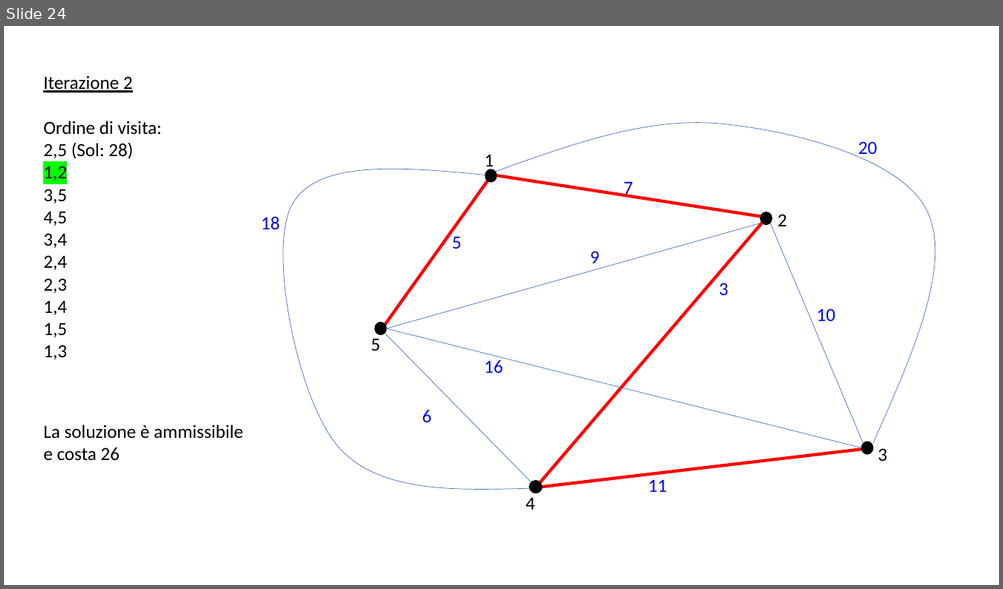
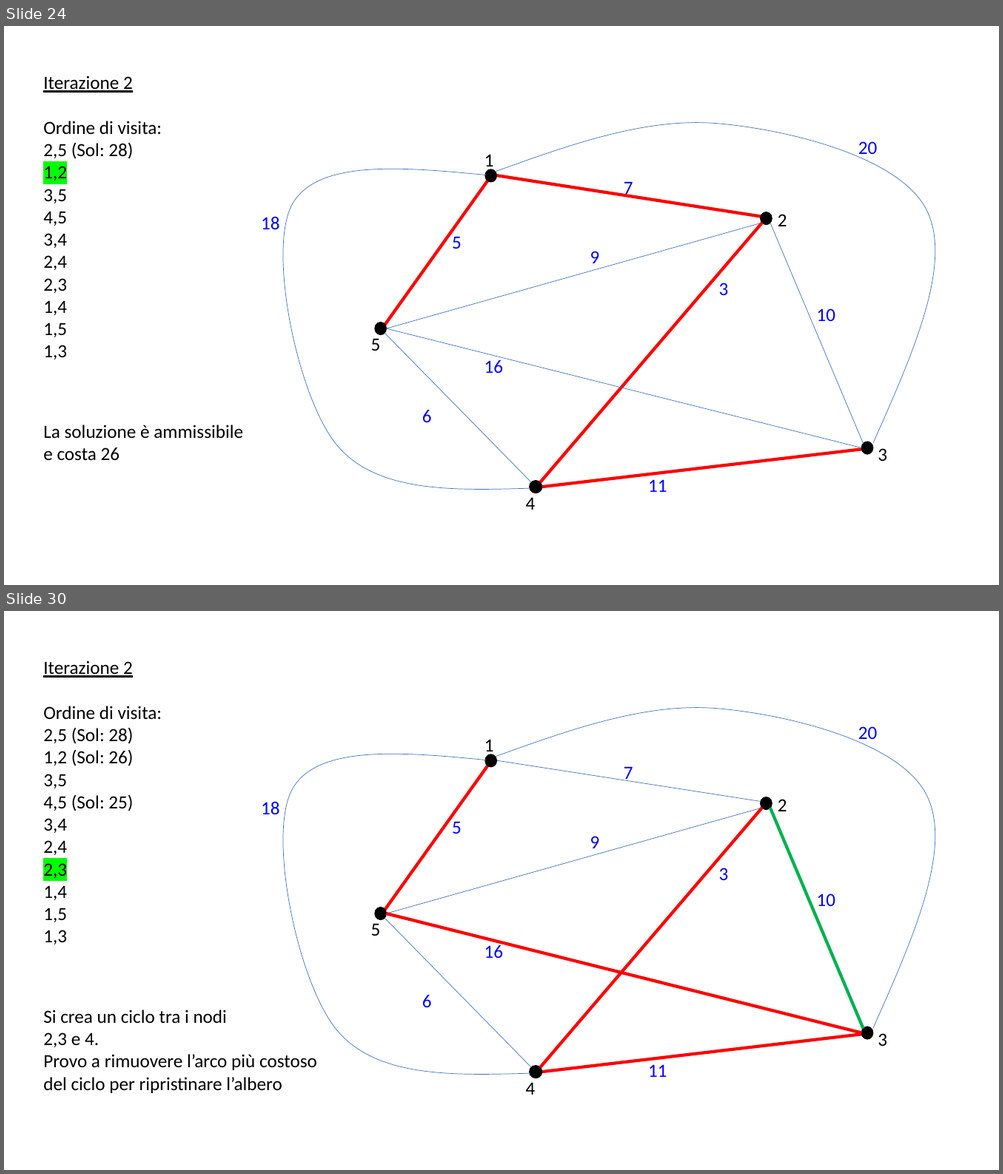
Before and after one commit to bizzarriA/LocalSearch, a slide deck: Progetto_LS.pptx. Shown one above the other, each under a label of ours: slide 24 before the commit, slides 24 and 30 after it; the slides between them are not shown. The pictures are 1003x589 and 1003x1174 pixels, drawn with LibreOffice and Linux fonts; fonts in the diff are those of the drawing. Boxes give left, top, right and bottom in pixels: in the first picture for what was removed or moved away, otherwise in the second. Text is boxed around its words. In the diff, an @@ line names an element or a change of style, - is before the commit and + after.

```diff
--- a/Progetto_LS.pptx
+++ b/Progetto_LS.pptx
@@ slide 30 added at [4,611,999,1170], background #FFFFFF @@
@@ text added at [43,661,162,945], 18 pt, text #000000 @@
+Iterazione 2
+Ordine di visita:
+2,5 (Sol: 28)
+1,2 (Sol: 26)
+3,5
+4,5 (Sol: 25)
+3,4
+2,4
+2,3
+1,4
+1,5
+1,3
@@ freeform shape added at [495,708,935,1029], outline #4472C4 0.5 pt @@
@@ text added at [484,739,494,756], 18 pt, text #000000 @@
+1
@@ text added at [858,726,877,744], 18 pt, text #0000FF @@
+20
@@ freeform shape added at [283,755,531,1075], outline #4472C4 0.5 pt @@
@@ line added from (488, 766) to (383, 912), #FF0000 3 pt @@
@@ ellipse added at [485,755,496,767], fill #000000, outline #000000 1 pt @@
@@ ellipse added at [486,755,492,766], fill #000000, outline #000000 1 pt @@
@@ line added from (490, 760) to (765, 803), #4472C4 0.5 pt @@
@@ text added at [623,766,633,782], 18 pt, text #0000FF @@
+7
@@ text added at [261,801,280,815], 18 pt, text #0000FF @@
+18
@@ line added from (386, 914) to (762, 808), #4472C4 0.5 pt @@
@@ line added from (540, 1068) to (762, 808), #FF0000 3 pt @@
@@ ellipse added at [760,797,771,810], fill #000000, outline #000000 1 pt @@
@@ line added from (770, 808) to (862, 1029), #00B050 3 pt @@
@@ text added at [777,799,787,812], 18 pt, text #000000 @@
+2
@@ text added at [452,821,461,834], 18 pt, text #0000FF @@
+5
@@ text added at [590,836,600,854], 18 pt, text #0000FF @@
+9
@@ text added at [719,868,728,880], 18 pt, text #0000FF @@
+3
@@ text added at [817,894,836,906], 18 pt, text #0000FF @@
+10
@@ ellipse added at [375,908,386,920], fill #000000, outline #000000 1 pt @@
@@ line added from (384, 918) to (532, 1068), #4472C4 0.5 pt @@
@@ line added from (386, 914) to (861, 1034), #FF0000 3 pt @@
@@ text added at [371,923,381,936], 18 pt, text #000000 @@
+5
@@ text added at [484,943,504,959], 18 pt, text #0000FF @@
+16
@@ text added at [43,1010,317,1093], 18 pt, text #000000 @@
+Si crea un ciclo tra i nodi
+2,3 e 4.
+Provo a rimuovere l’arco più costoso
+del ciclo per ripristinare l’albero
@@ text added at [422,995,432,1008], 18 pt, text #0000FF @@
+6
@@ ellipse added at [861,1028,873,1040], fill #000000, outline #000000 1 pt @@
@@ line added from (542, 1072) to (873, 1034), #FF0000 3 pt @@
@@ text added at [877,1034,887,1046], 18 pt, text #000000 @@
+3
@@ ellipse added at [529,1066,542,1079], fill #000000, outline #000000 1 pt @@
@@ text added at [648,1065,667,1077], 18 pt, text #0000FF @@
+11
@@ text added at [526,1082,535,1095], 18 pt, text #000000 @@
+4
```
Also in this commit, not shown: 1 slide changed, 47 other slides added.
